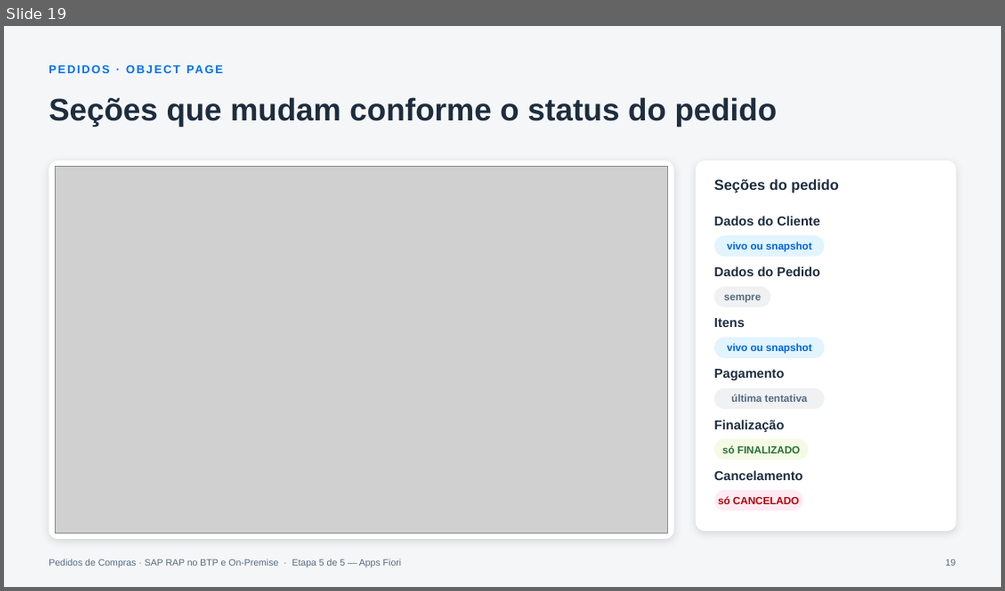
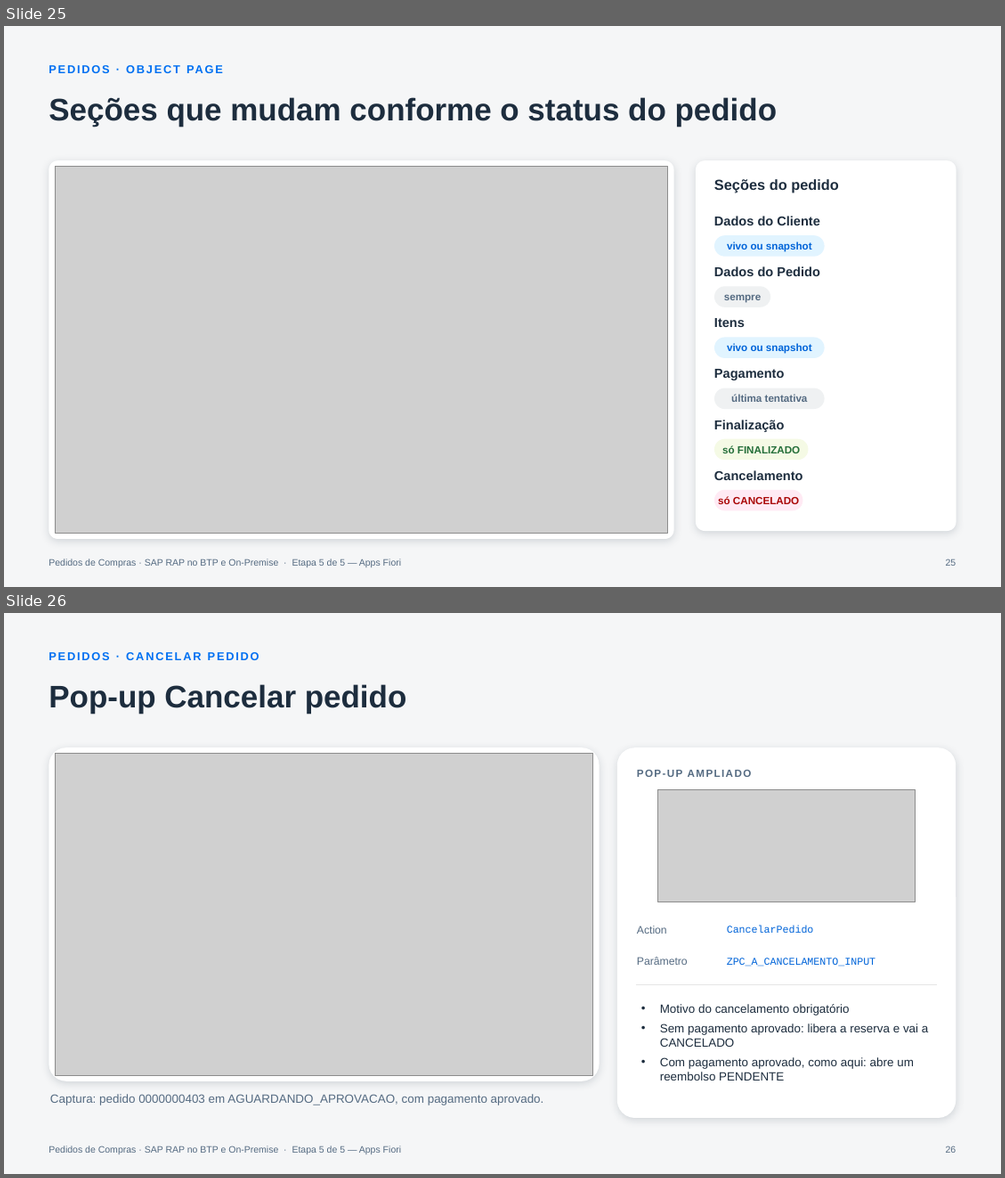
Before and after one commit to AdrianoBispo/sap-abap-rap-pedidos-de-compras-app, a slide deck: docs/apresentacoes/05-apps-fiori.pptx. Shown one above the other, each under a label of ours: slide 19 before the commit, slides 25 and 26 after it. The pictures are 1005x591 and 1005x1178 pixels, drawn with LibreOffice and Linux fonts; fonts in the diff are those of the drawing; grey boxes stand for pictures. Boxes give left, top, right and bottom in pixels: in the first picture for what was removed or moved away, otherwise in the second. Text is boxed around its words. In the diff, an @@ line names an element or a change of style, - is before the commit and + after.

```diff
--- a/docs/apresentacoes/05-apps-fiori.pptx
+++ b/docs/apresentacoes/05-apps-fiori.pptx
@@ slide 26 added at [4, 613, 1001, 1174], background #F5F6F7; not listed: 1 template element that a slide beside it also shows @@
@@ text added at [48, 652, 259, 660], 11 pt, text #0070F2, bold @@
+PEDIDOS · CANCELAR PEDIDO
@@ title added at [48, 684, 407, 714], 30 pt, text #1D2D3E, bold @@
+Pop-up Cancelar pedido
@@ rounded rectangle added at [48, 747, 599, 1081], fill #FFFFFF @@
@@ picture added at [55, 754, 593, 1075] @@
@@ rounded rectangle added at [617, 747, 956, 1118], fill #FFFFFF @@
@@ text added at [637, 770, 752, 777], 10 pt, text #556B82, bold @@
+POP-UP AMPLIADO
@@ picture added at [657, 789, 914, 901] @@
@@ text added at [637, 925, 667, 933], 10.5 pt, text #556B82 @@
+Action
@@ text added at [727, 925, 814, 933], 10 pt, text #0064D9 @@
+CancelarPedido
@@ text added at [637, 957, 688, 965], 10.5 pt, text #556B82 @@
+Parâmetro
@@ text added at [727, 957, 875, 966], 10 pt, text #0064D9 @@
+ZPC_A_CANCELAMENTO_INPUT
@@ line added from (636, 985) to (938, 985), #E5E5E5 1 pt @@
@@ text added at [660, 1004, 928, 1080], 11.5 pt, text #1D2D3E @@
+• Motivo do cancelamento obrigatório
+• Sem pagamento aprovado: libera a reserva e vai a CANCELADO
+• Com pagamento aprovado, como aqui: abre um reembolso PENDENTE
@@ rounded rectangle added at [48, 1090, 599, 1120], 11.5 pt, text #556B82 @@
+Captura: pedido 0000000403 em AGUARDANDO_APROVACAO, com pagamento aprovado.
@@ page number added at [946, 1145, 956, 1152], 9 pt, text #556B82 @@
+26
@@ what was slide 19 is now slide 25 @@
@@ page number at [946, 558, 956, 565]: text changed @@
-19
+25
```
Also in this commit, not shown: 11 other slides added.
